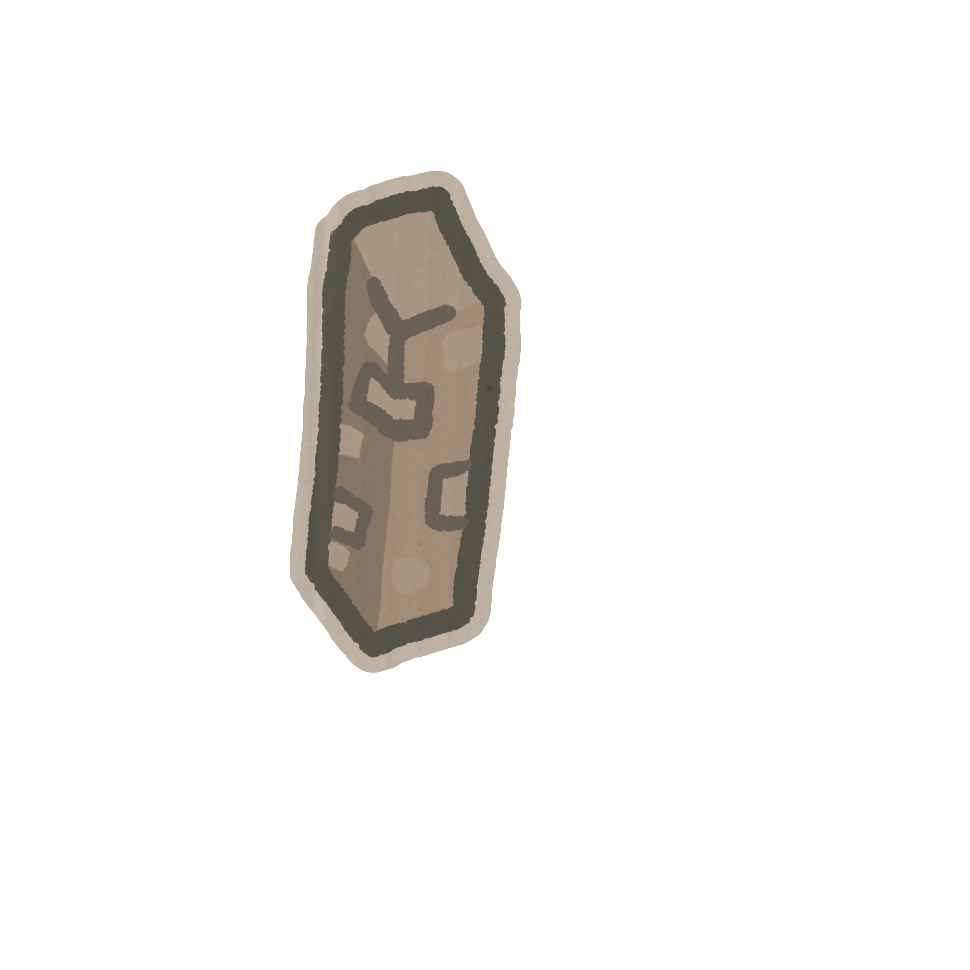
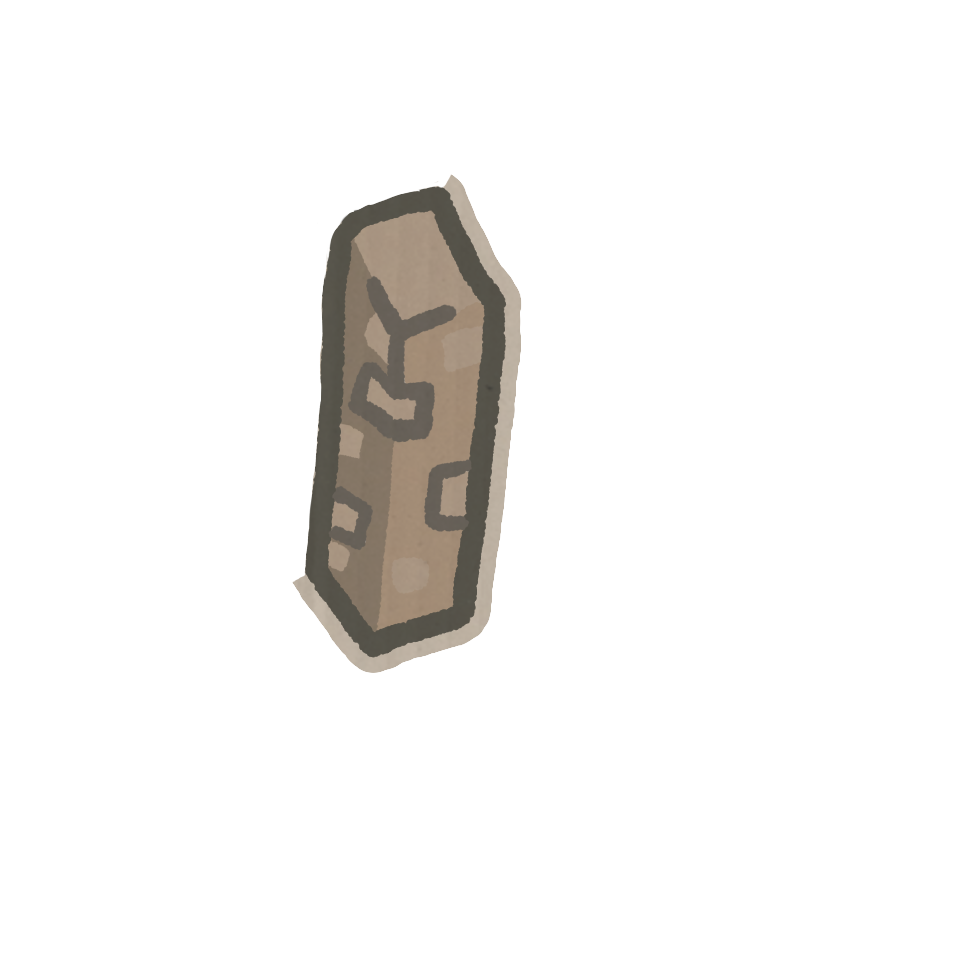
Layered file, before and after one edit (970x970). Changes by layer:
pixels changed over [289, 171, 452, 583] (layer not identified)
